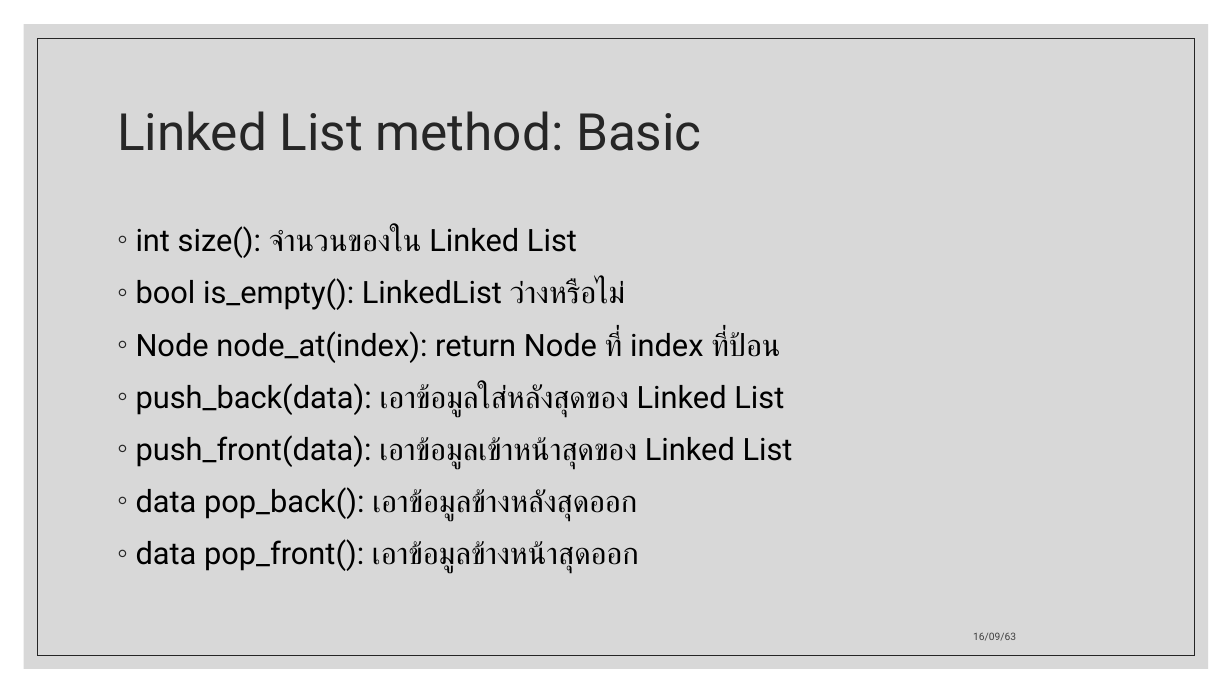
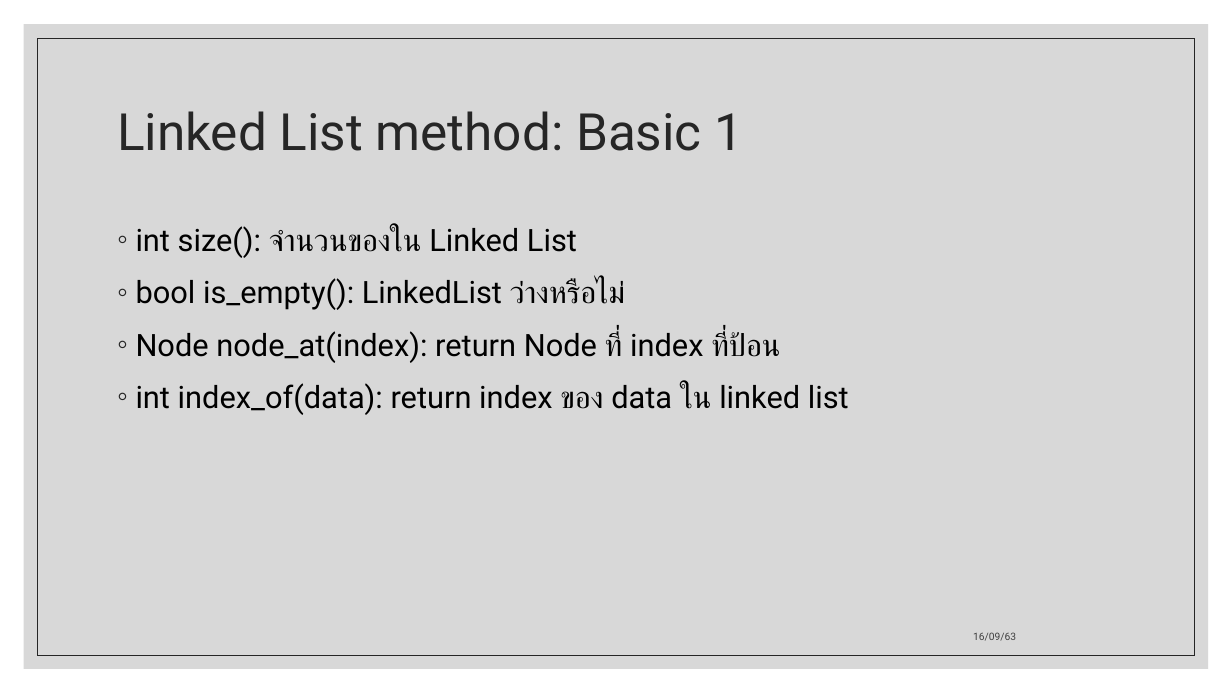
Before and after one commit to ApexTone/DataStructAlgo-Code-KMITL, a slide deck: slide 21 of Midterm/Data structure and Algorithm.pptx (slide 17 before the commit). Drawn at 1232x693 pixels with LibreOffice and Linux fonts; fonts in the diff are those of the drawing. Boxes give left, top, right and bottom in pixels: in the first picture for what was removed or moved away, otherwise in the second. Text is boxed around its words. In the diff, an @@ line names an element or a change of style, - is before the commit and + after.

```diff
--- a/Midterm/Data structure and Algorithm.pptx
+++ b/Midterm/Data structure and Algorithm.pptx
@@ title at box(117, 111, 743, 151): text changed @@
-Linked List method: Basic
+Linked List method: Basic 1
@@ text at box(136, 383, 849, 415): text changed @@
-◦ push_back(data): เอาข้อมูลใส่หลังสุดของ Linked List
-◦ push_front(data): เอาข้อมูลเข้าหน้าสุดของ Linked List
-◦ data pop_back(): เอาข้อมูลข้างหลังสุดออก
-◦ data pop_front(): เอาข้อมูลข้างหน้าสุดออก
+◦ int index_of(data): return index ของ data ใน linked list
```
Also in this commit, not shown: 16 other slides changed, 21 slides added, 1 other file.
